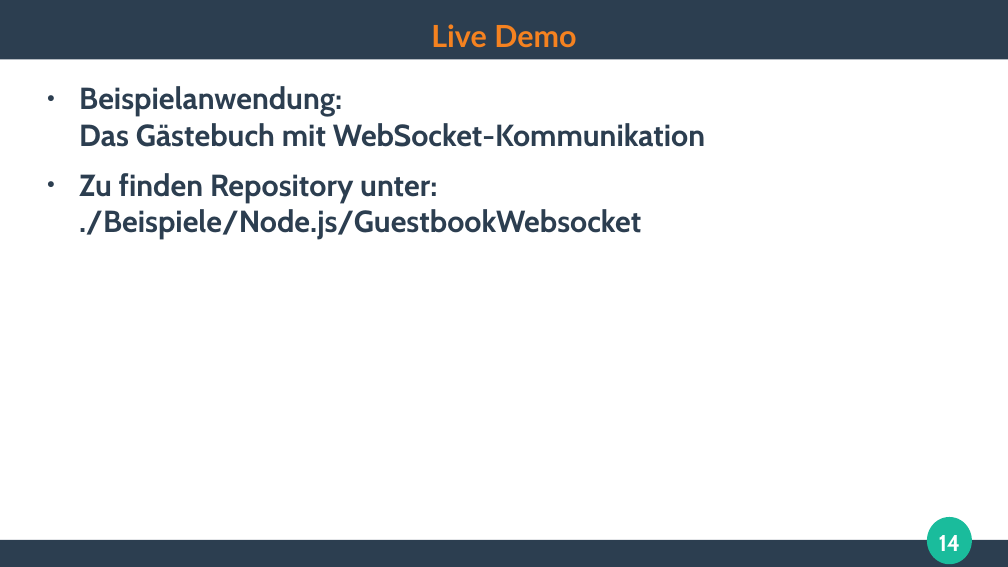
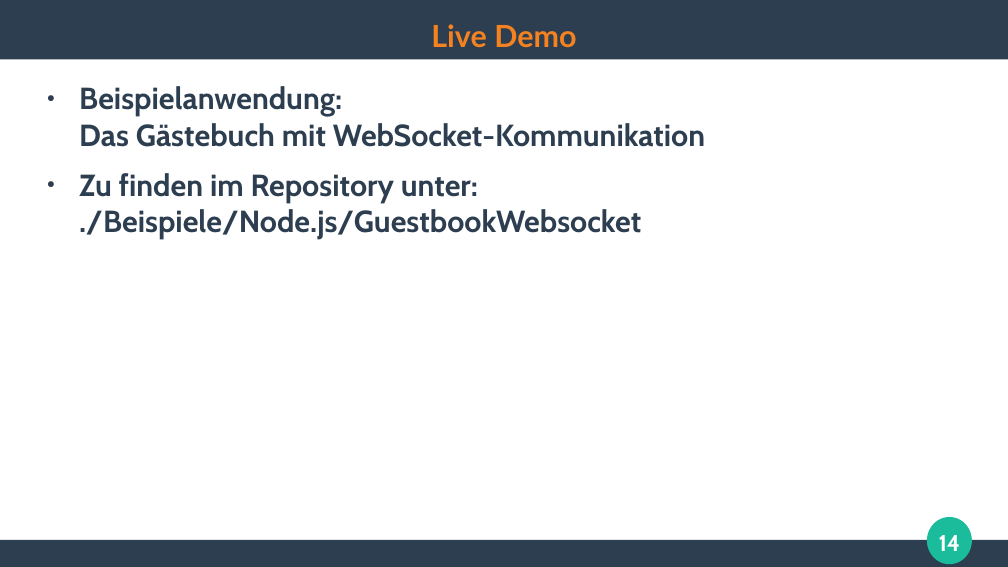
Before and after one commit to ghandmann/HS-AlbSig-WebAnwendungen2, a slide deck: slide 14 of Kapitel/09_WebSockets.odp. Drawn at 1008x567 pixels with LibreOffice and Linux fonts; fonts in the diff are those of the drawing. Boxes give left, top, right and bottom in pixels: in the first picture for what was removed or moved away, otherwise in the second. Text is boxed around its words. In the diff, an @@ line names an element or a change of style, - is before the commit and + after.

Commit message:
minor fixes in websockets

```diff
--- a/Kapitel/09_WebSockets.odp
+++ b/Kapitel/09_WebSockets.odp
@@ text at box(79, 173, 641, 239): text changed @@
-● Zu finden Repository unter:
-  ./Beispiele/Node.js/GuestbookWebsocket
+● Zu finden im Repository unter:
+  ./Beispiele/Node.js/GuestbookWebsocket
```
Also in this commit, not shown: 2 other slides changed.
